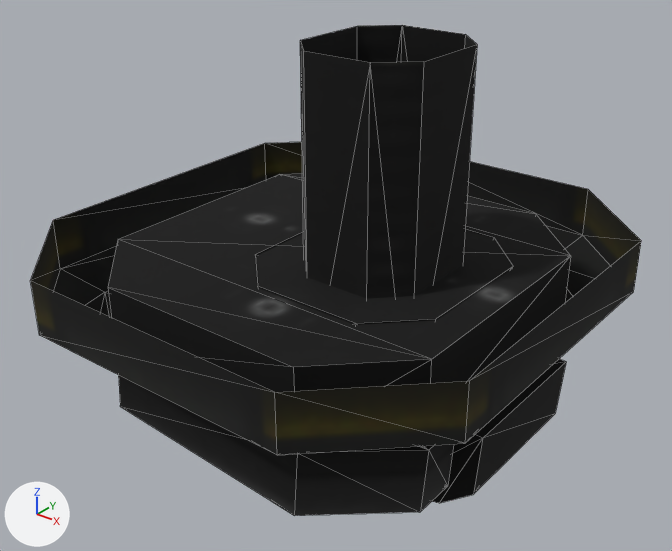
Renders of the glTF model packs/tribes2/config/AssetPacks/tribes2/t2_turret_sentry.glb from each side of a commit.
One viewpoint serves both versions: a 50 mm camera at (0.825, -1.108, 0.558) aimed at (-0.056, -0.007, -0.124). The lights are fixed; the arrows at lower left show +X, +Y and +Z. The first picture is the older version. Mesh edges are drawn as thin lines. Objects named as collision shapes, trigger or cutter boxes, shadow casters or lower levels of detail are left out. Where no turn or scale is listed for an object, it has been applied to the vertices.

Objects in the first picture: 'Base32', 'Body32', 'Post32', 'Slider32' and 1 more.
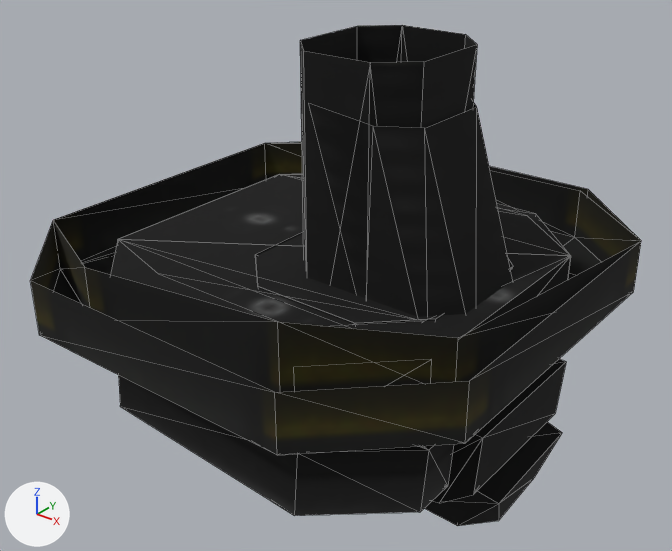
What the commit changed:
Mesh me_hulk_slider is new.
It has 10 vertices, 16 faces and spans x 0.019..0.175, y -0.131..0.095, z -0.093..0.105.
It uses material mat_turret_sentry (picture img_turret_sentry).
Mesh me_hulk_post is new.
It has 24 vertices, 32 faces and spans x -0.103..0.25, y -0.337..0.237, z -0.118..0.118.
It uses material mat_turret_sentry (picture img_turret_sentry).
Mesh me_hulk_base is new.
It has 40 vertices, 70 faces and spans x -0.414..0.396, y -0.141..0.038, z -0.408..0.347.
It uses material mat_turret_sentry (picture img_turret_sentry).
Object 'Hulk_base32' (ob_hulk_base32) now shows me_hulk_base instead of nothing.
Object 'Hulk_post32' (ob_hulk_post32) now shows me_hulk_post instead of nothing.
Object 'Hulk_slider32' (ob_hulk_slider32) now shows me_hulk_slider instead of nothing.

Pixel boxes [x1, y1, x2, y2] of what changed, in the pictures (672 x 551 px):
'Hulk_base32', now drawn: after [53, 143, 641, 392]
'Hulk_post32', now drawn: after [309, 102, 513, 317]
'Hulk_slider32', now drawn: after [424, 422, 562, 526]
